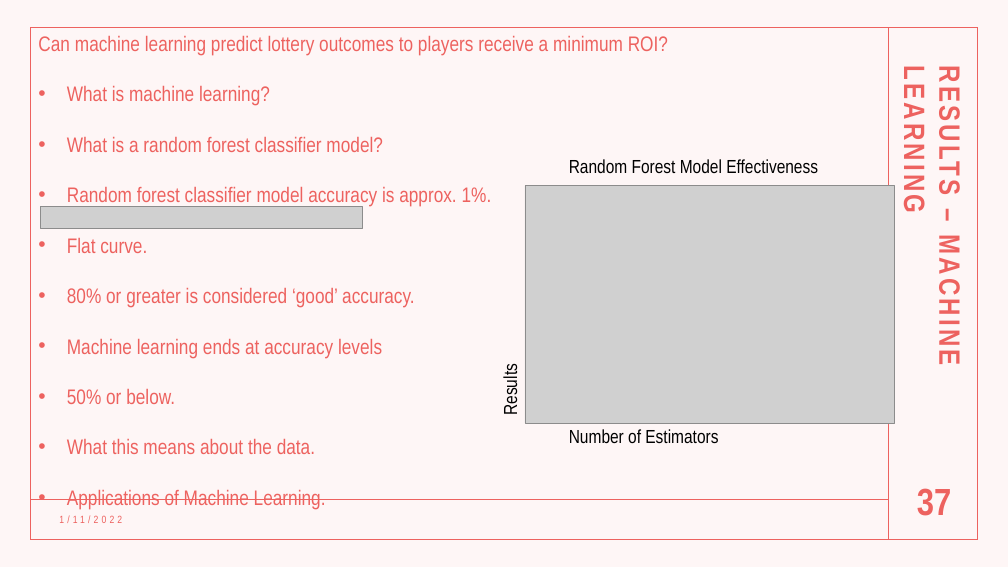
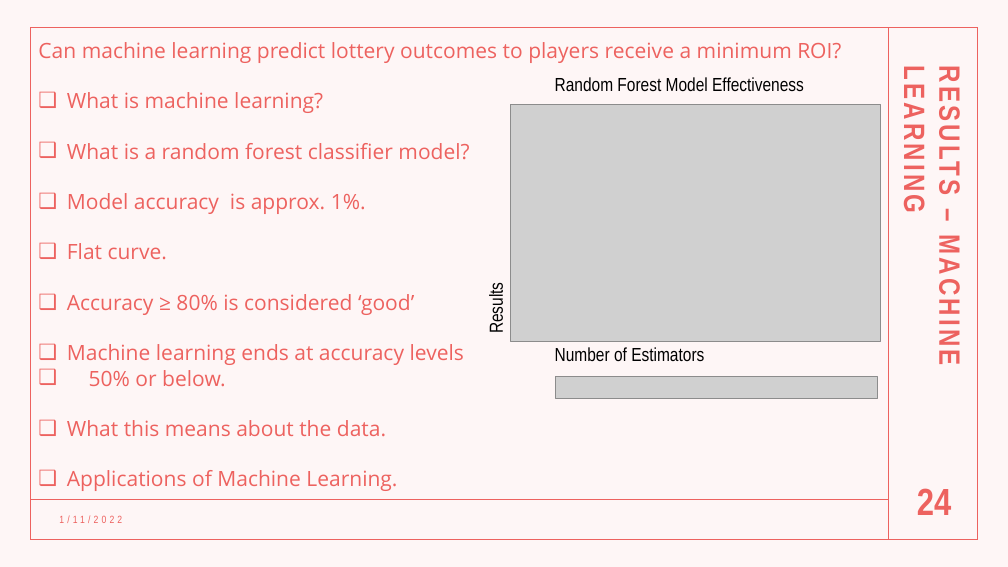
Before and after one commit to AlbiKovi/DSO110---Final-Group-Project, a slide deck: slide 24 of Is the Mega Millions a Mega Trap.pptm (slide 37 before the commit). Drawn at 1008x567 pixels with LibreOffice and Linux fonts; fonts in the diff are those of the drawing; grey boxes stand for pictures. Boxes give left, top, right and bottom in pixels: in the first picture for what was removed or moved away, otherwise in the second. Text is boxed around its words. In the diff, an @@ line names an element or a change of style, - is before the commit and + after.

```diff
--- a/Is the Mega Millions a Mega Trap.pptm
+++ b/Is the Mega Millions a Mega Trap.pptm
@@ text at (38, 42, 841, 491): font Arial Narrow to Open Sans in "Can machine learning predict lottery outcomes to ...", "What is machine learning?", "What is a random forest classifier model?", "Flat curve." and 4 more places; bullet • to ❑ @@
@@ 3 texts, 1 picture: place and size @@
-3 texts, 1 picture at (500, 159, 895, 444)
+3 texts, 1 picture at (486, 77, 881, 362)
@@ text at (67, 193, 366, 214): text changed; font Arial Narrow to Open Sans @@
-• Random forest classifier model accuracy is approx. 1%.
+❑ Model accuracy is approx. 1%.
@@ text at (67, 294, 414, 315): text changed; font Arial Narrow to Open Sans @@
-• 80% or greater is considered ‘good’ accuracy.
+❑ Accuracy ≥ 80% is considered ‘good’
@@ picture: place and size @@
-picture at (40, 206, 362, 228)
+picture at (556, 377, 878, 399)
@@ page number at (917, 488, 951, 515): text changed @@
-37
+24
```
Also in this commit, not shown: 25 other slides changed, 16 slides removed.
